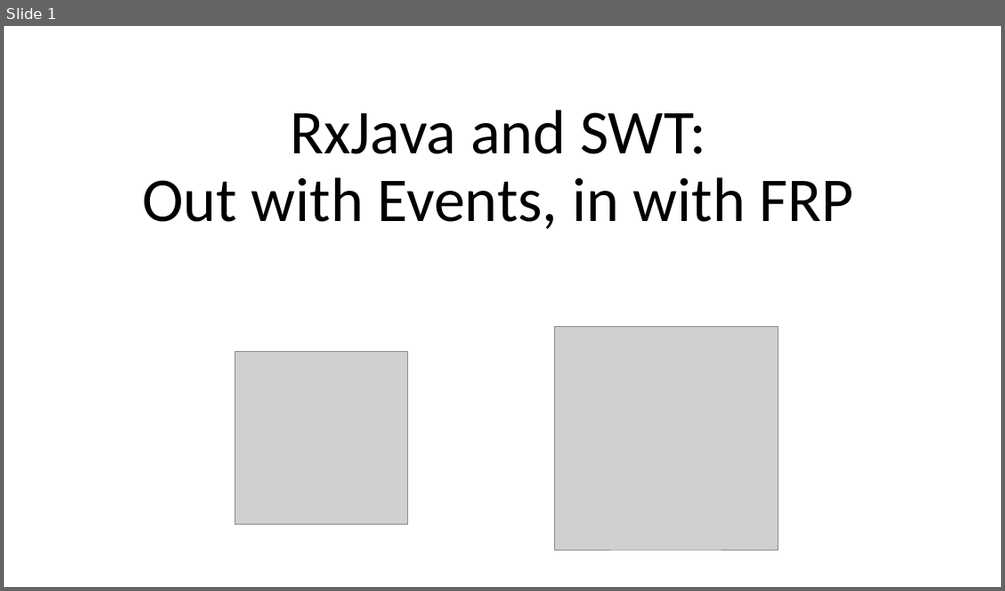
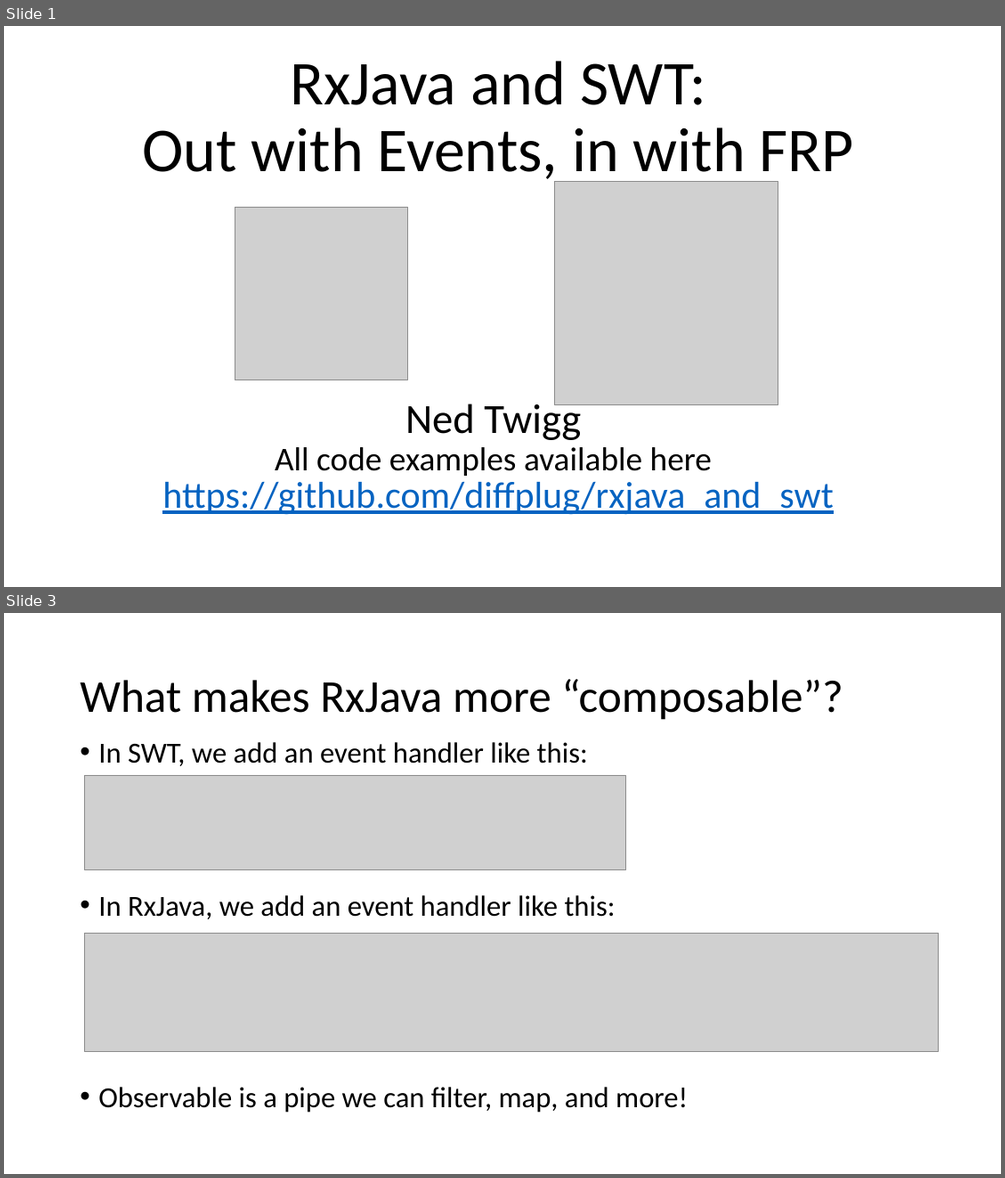
Before and after one commit to diffplug/rxjava-and-swt, a slide deck: RxJava and SWT.pptx. Shown one above the other, each under a label of ours: slide 1 before the commit, slides 1 and 3 after it; the slides between them are not shown. The pictures are 1005x591 and 1005x1178 pixels, drawn with LibreOffice and Linux fonts; fonts in the diff are those of the drawing; grey boxes stand for pictures. Boxes give left, top, right and bottom in pixels: in the first picture for what was removed or moved away, otherwise in the second. Text is boxed around its words. In the diff, an @@ line names an element or a change of style, - is before the commit and + after.

```diff
--- a/RxJava and SWT.pptx
+++ b/RxJava and SWT.pptx
@@ slide 3 added at bbox=[4, 613, 1001, 1174], background #FFFFFF @@
@@ title added at bbox=[80, 679, 842, 720], 44 pt, text #000000 @@
+What makes RxJava more “composable”?
@@ text added at bbox=[98, 742, 688, 1112], 28 pt, text #000000 @@
+• In SWT, we add an event handler like this:
+• In RxJava, we add an event handler like this:
+• Observable is a pipe we can filter, map, and more!
@@ picture added at bbox=[85, 775, 625, 870] @@
@@ picture added at bbox=[85, 933, 938, 1051] @@
@@ slide 1 changed as well @@
@@ title "RxJava and SWT: Out with ..." rewrapped from bbox=[142, 110, 854, 229] to bbox=[142, 61, 854, 186] @@
@@ picture: place and size @@
-picture at bbox=[554, 326, 778, 549]
+picture at bbox=[554, 182, 778, 405]
@@ picture: place and size @@
-picture at bbox=[235, 351, 408, 524]
+picture at bbox=[235, 207, 408, 379]
@@ text added at bbox=[275, 398, 712, 475], 32 pt, text #000000 @@
+Ned Twigg
+All code examples available here
@@ text added at bbox=[162, 482, 833, 515], 36 pt, text #0563C1, underline @@
+https://github.com/diffplug/rxjava_and_swt
```
Also in this commit, not shown: 1 other slide changed, 4 other slides added.
